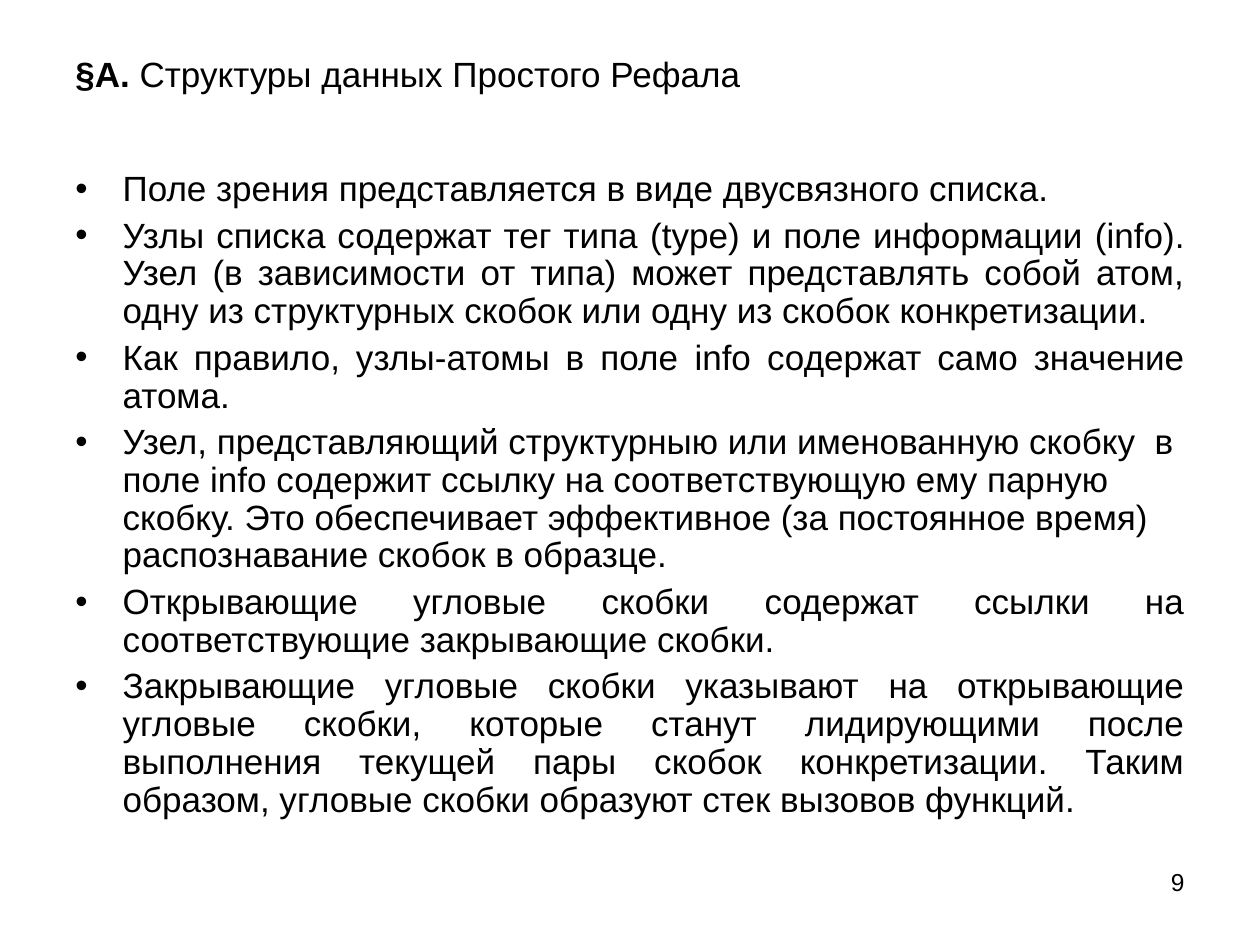
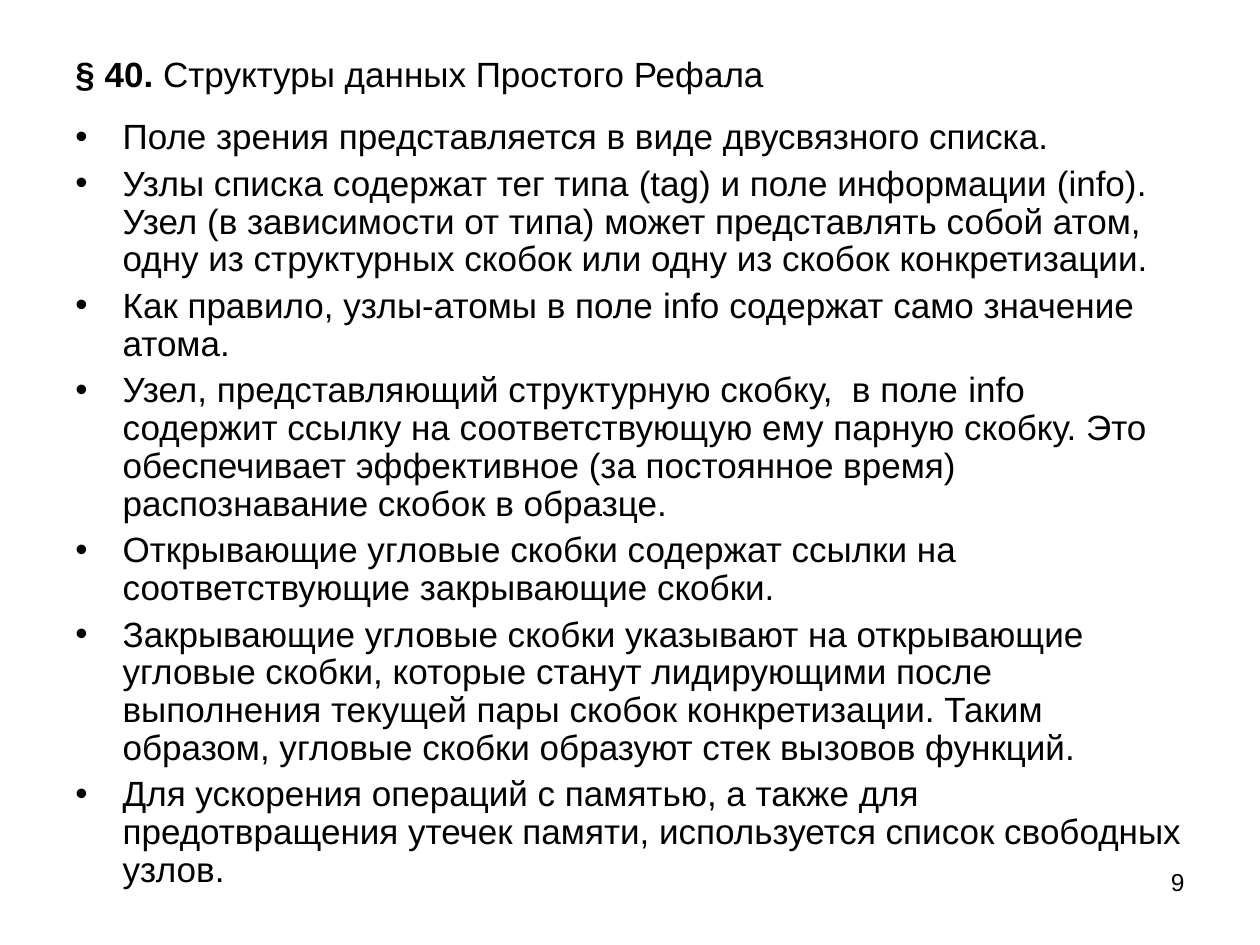
Before and after one commit to Mazdaywik/Refal-05, a slide deck: slide 9 of doc/Компилятор Простого Рефала.ppt. Drawn at 1260x945 pixels with LibreOffice and Linux fonts; fonts in the diff are those of the drawing. Boxes give left, top, right and bottom in pixels: in the first picture for what was removed or moved away, otherwise in the second. Text is boxed around its words. In the diff, an @@ line names an element or a change of style, - is before the commit and + after.

```diff
--- a/doc/Компилятор Простого Рефала.ppt
+++ b/doc/Компилятор Простого Рефала.ppt
@@ title at (105,61,764,94): text changed @@
-§А. Структуры данных Простого Рефала
+§ 40. Структуры данных Простого Рефала
@@ text "Поле зрения представляется в виде ...": place and size @@
-text "Поле зрения представляется в виде ..." at (123,177,1185,819)
+text "Поле зрения представляется в виде ..." at (123,125,1181,889)
@@ text "Поле зрения представляется в виде ..." at (123,125,1181,889): vertical alignment top to middle @@
@@ text at (123,125,1134,767): alignment justified to left @@
@@ text at (123,170,1148,278): text changed @@
-• Узлы списка содержат тег типа (type) и поле информации (info). Узел (в зависимости от типа) может представлять собой атом, одну из структурных скобок или одну из скобок конкретизации.
+• Узлы списка содержат тег типа (tag) и поле информации (info). Узел (в зависимости от типа) может представлять собой атом, одну из структурных скобок или одну из скобок конкретизации.
@@ text at (123,376,1146,522): text changed @@
-• Узел, представляющий структурныю или именованную скобку в поле info содержит ссылку на соответствующую ему парную скобку. Это обеспечивает эффективное (за постоянное время) распознавание скобок в образце.
+• Узел, представляющий структурную скобку, в поле info содержит ссылку на соответствующую ему парную скобку. Это обеспечивает эффективное (за постоянное время) распознавание скобок в образце.
@@ text at (123,780,1181,889): paragraph added @@
+• Для ускорения операций с памятью, а также для предотвращения утечек памяти, используется список свободных узлов.
```
Also in this commit, not shown: 13 other slides changed, 16 slides added, 4 slides removed, 3 other files.
